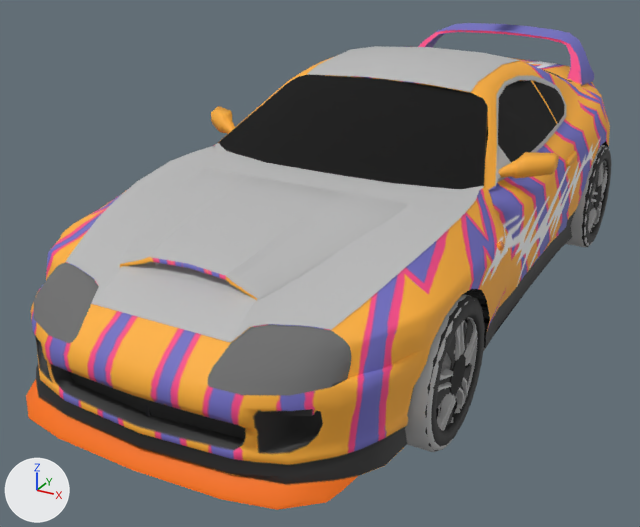
Renders of the FBX model Assets/Models/Cars/ToyotaSupra/sup_1.fbx from each side of a commit.
Camera for both pictures: a camera (50 mm lens) standing at (2.07, -4.53, 2.34) and looking at (-0.24, -0.34, 0.25). The axes (+X, +Y, +Z) are drawn at lower left. The lights are the same throughout. Where no turn or scale is listed for an object, it has been applied to the vertices.

The older version as bpy lines, for what is in view:
```python
ob_airtake = bpy.data.objects.new('airtake', me_mesh_008)
ob_airtake.location = (0.0, -1.4, 0.862)
ob_airtake2 = bpy.data.objects.new('airtake2', me_mesh_009)
ob_airtake2.location = (0.008, -0.624, 1.04)
ob_back_eyes_004 = bpy.data.objects.new('back_eyes.004', me_mesh_007)
ob_back_eyes_004.location = (0.008, 0.004, 0.767)
ob_polysurface7 = bpy.data.objects.new('polySurface7', me_mesh_005)
ob_polysurface7.location = (0.958, -1.6, 0.627)
ob_spoiler_002 = bpy.data.objects.new('spoiler.002', me_mesh)
ob_spoiler_002.location = (0.0, 0.0, 0.0)
ob_weel_hold_002 = bpy.data.objects.new('Weel_hold.002', me_mesh_001)
ob_weel_hold_002.location = (0.811, -1.319, 0.353)
ob_weel_hold_010 = bpy.data.objects.new('Weel_hold.010', me_mesh_002)
ob_weel_hold_010.location = (0.811, 1.312, 0.353)
# also in view: 'wheel_sexyF_R' at (0.85, -1.32, 0.35); 'wheel_sexyB_L' at (0.85, 1.31, 0.35)
```
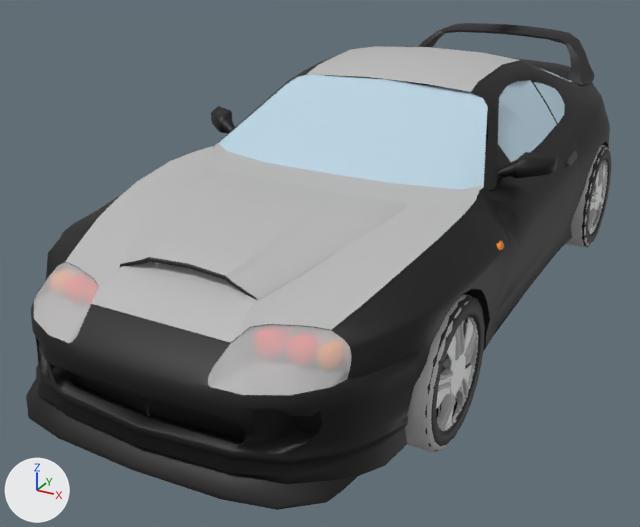
Commit message: sup_1 fix

Boxes [x1, y1, x2, y2] around the edits, measured in the pictures (640 x 527 px):
'back_eyes.004', surface changed: [34, 56, 610, 476] in both
'polySurface7', surface changed: [26, 282, 431, 510] in both
'Weel_hold.002', surface changed (black to grey): [433, 296, 485, 434] in both
'spoiler.002', surface changed (blue to black): [418, 23, 594, 86] in both
'Weel_hold.010', surface changed (black to grey): [586, 146, 611, 237] in both
'airtake', surface changed: [120, 257, 257, 300] in both

Patch to the scene script:
```diff
--- a/Assets/Models/Cars/ToyotaSupra/sup_1.fbx.py
+++ b/Assets/Models/Cars/ToyotaSupra/sup_1.fbx.py
@@ img_supra_toyota_base_albedotransparency_png @@
+img_supra_toyota_base_albedotransparency_png = load_image('supra_Toyota_base_AlbedoTransparency.png', 'supra_Toyota_base_AlbedoTransparency.png', 1024, 1024, 'sRGB')
@@ mat_toyota_base_002 @@
 n0 = _N.new('ShaderNodeBsdfPrincipled'); n0.name = 'Principled BSDF'
+n0.inputs[2].default_value = 0.553  # 'Roughness'
 n1 = _N.new('ShaderNodeOutputMaterial'); n1.name = 'Material Output'
 n2 = _N.new('ShaderNodeTexImage'); n2.name = 'Image Texture'
-n2.image = img_lighting_supra_albedotransparency_png
-n3 = _N.new('ShaderNodeTexImage'); n3.name = 'Image Texture.001'
-n3.image = img_supra_toyota_base_metallicsmoothness_png
+n2.image = img_supra_toyota_base_albedotransparency_png
 _L.new(n2.outputs[0], n0.inputs[0])  # 'Color' to 'Base Color'
 _L.new(n2.outputs[1], n0.inputs[4])  # 'Alpha' to 'Alpha'
-_L.new(n3.outputs[0], n0.inputs[2])  # 'Color' to 'Roughness'
 _L.new(n0.outputs[0], n1.inputs[0])  # 'BSDF' to 'Surface'
```
